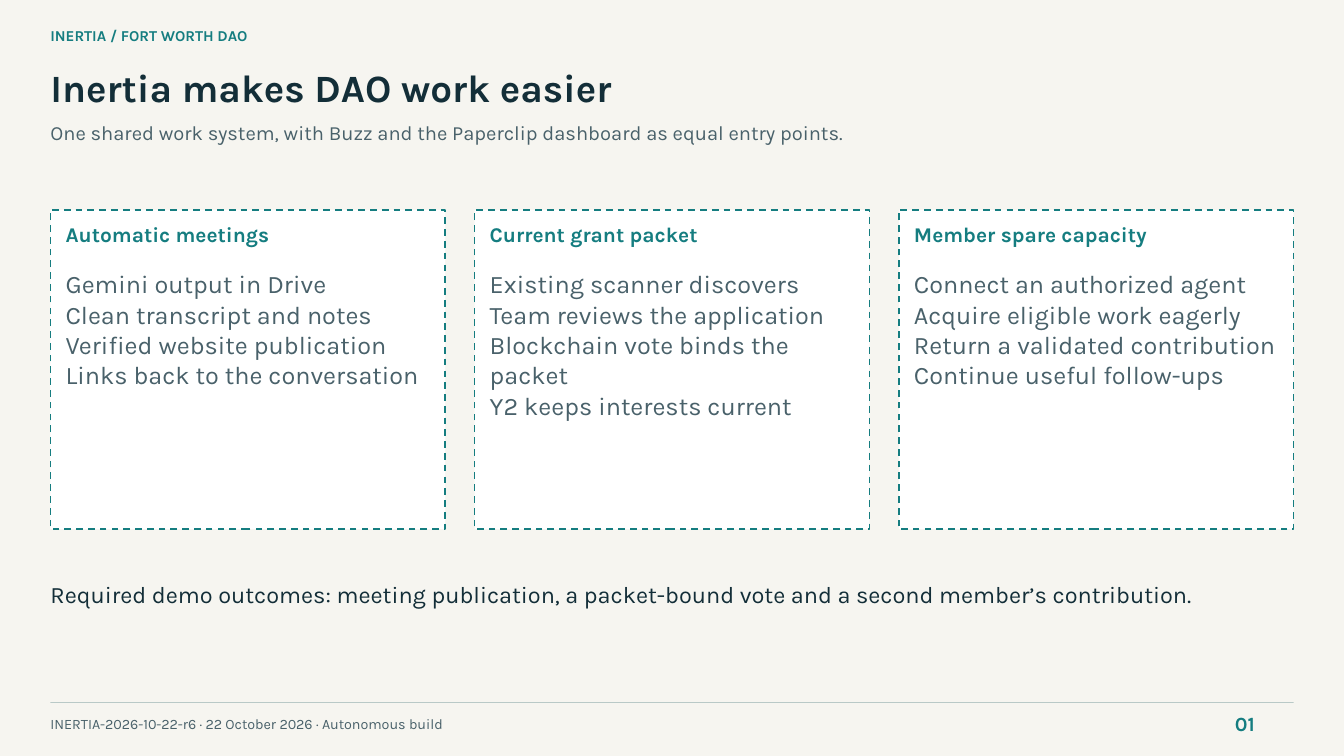
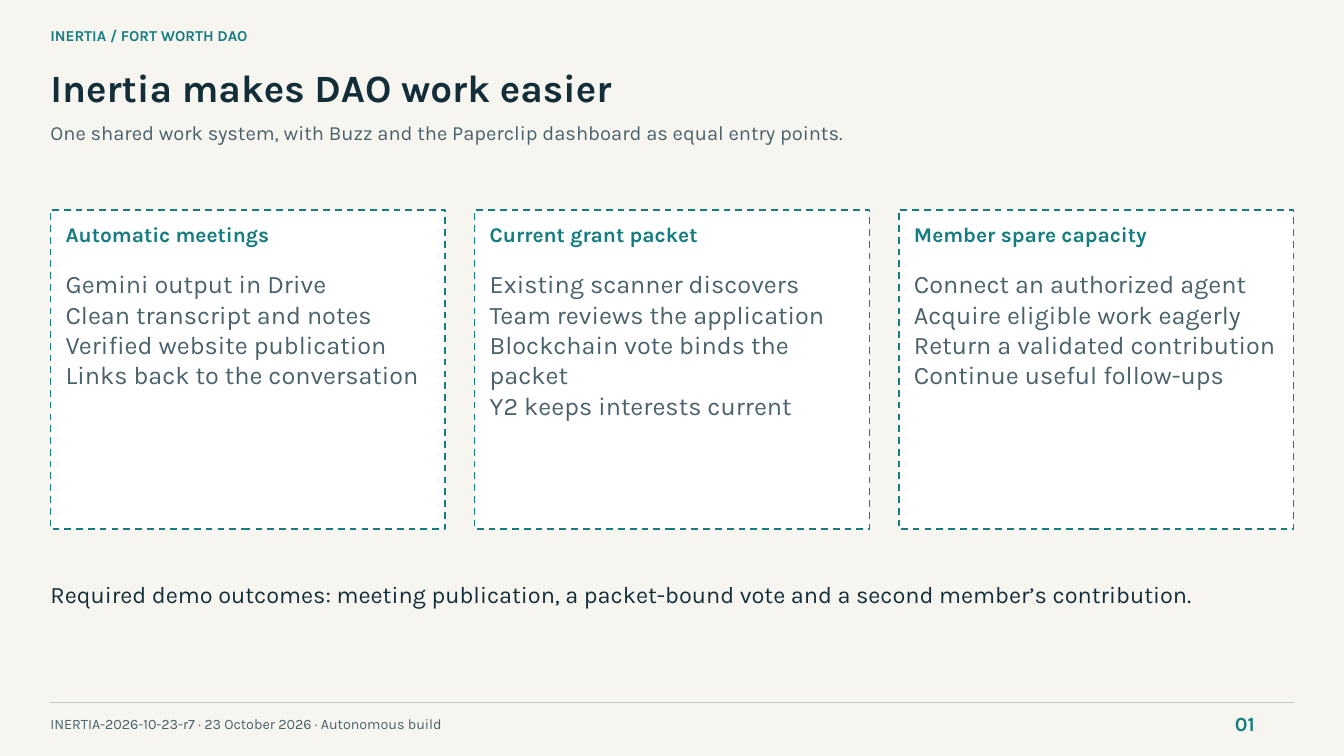
Before and after one commit to NetRxn/Inertia, a slide deck: slide 1 of Inertia-Architecture.pptx. Drawn at 1344x756 pixels with LibreOffice and Linux fonts; fonts in the diff are those of the drawing. Boxes give left, top, right and bottom in pixels: in the first picture for what was removed or moved away, otherwise in the second. Text is boxed around its words. In the diff, an @@ line names an element or a change of style, - is before the commit and + after.

```diff
--- a/Inertia-Architecture.pptx
+++ b/Inertia-Architecture.pptx
@@ text at <box>50,719,442,729</box>: text changed @@
-INERTIA-2026-10-22-r6 · 22 October 2026 · Autonomous build
+INERTIA-2026-10-23-r7 · 23 October 2026 · Autonomous build
```
Also in this commit, not shown: 7 other slides changed, 4 other files.
